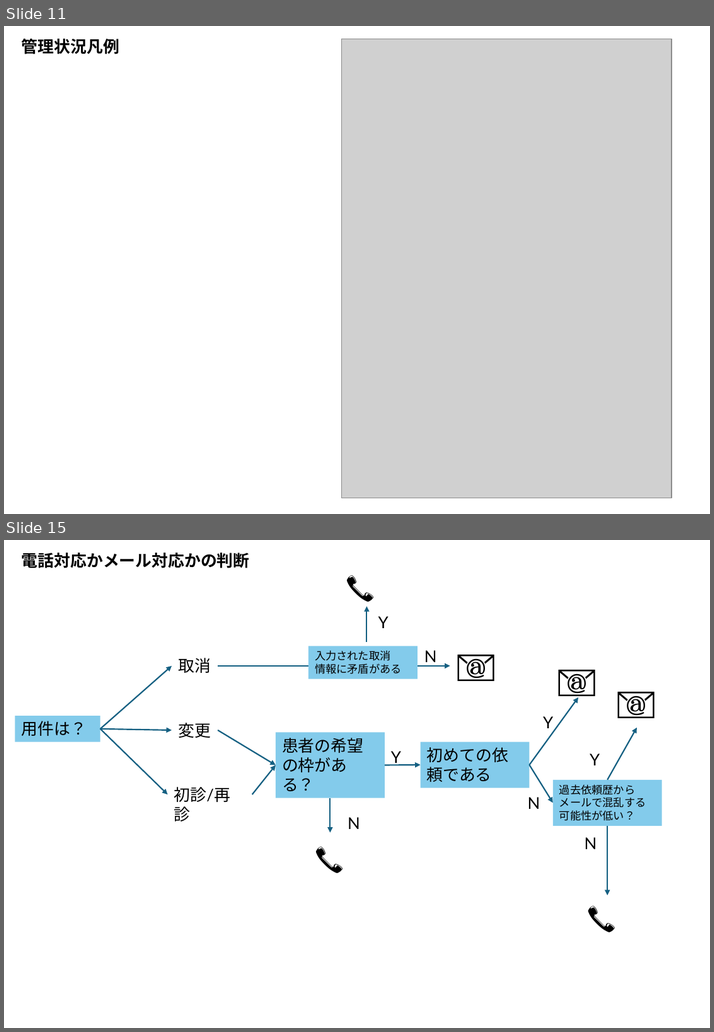
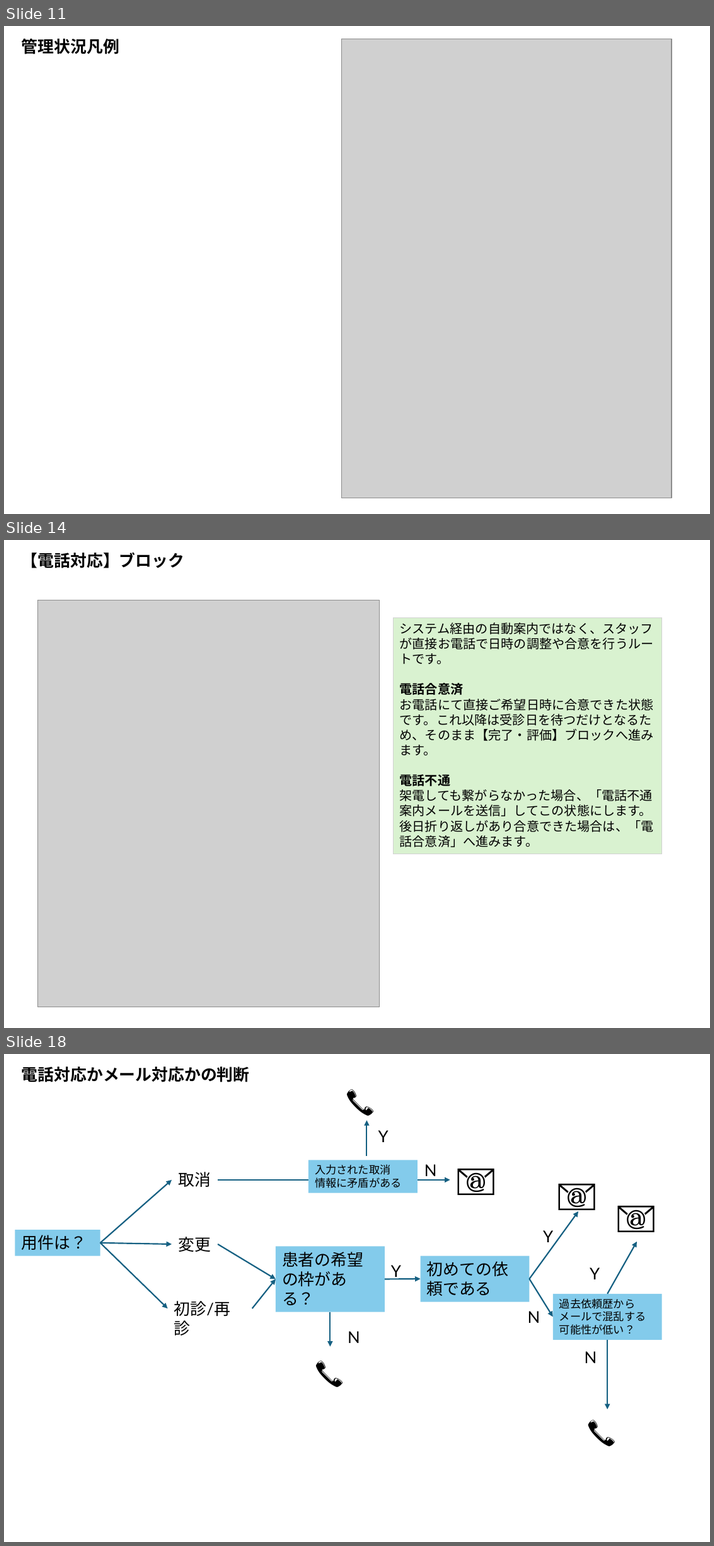
Before and after one commit to MishimaAkifumi-Private/FureaiGp-GairaiYoyakuSystem, a slide deck: Manual/UsersGuide.pptx. Shown one above the other, each under a label of ours: slides 11 and 15 before the commit, slides 11, 14 and 18 after it; the slides between them are not shown. The pictures are 714x1032 and 714x1546 pixels, drawn with LibreOffice and Linux fonts; fonts in the diff are those of the drawing; grey boxes stand for pictures. Boxes give left, top, right and bottom in pixels: in the first picture for what was removed or moved away, otherwise in the second. Text is boxed around its words. In the diff, an @@ line names an element or a change of style, - is before the commit and + after.

```diff
--- a/Manual/UsersGuide.pptx
+++ b/Manual/UsersGuide.pptx
@@ slide 14 added at [4,540,710,1028], background #FFFFFF @@
@@ title added at [22,553,184,568], 18 pt, text #000000, bold @@
+【電話対応】ブロック
@@ picture added at [38,600,379,1008] @@
@@ rectangle added at [393,617,661,855], fill #D9F2D0, outline #D1D1D1 0.75 pt, 14 pt, text #000000 @@
+システム経由の自動案内ではなく、スタッフが直接お電話で日時の調整や合意を行うルートです。
+電話合意済
+お電話にて直接ご希望日時に合意できた状態です。これ以降は受診日を待つだけとなるため、そのまま【完了・評価】ブロックへ進みます。
+電話不通
+架電しても繋がらなかった場合、「電話不通案内メールを送信」してこの状態にします。後日折り返しがあり合意できた場合は、「電話合意済」へ進みます。
@@ what was slide 15 is now slide 18 @@
```
Also in this commit, not shown: 1 slide changed, 6 other slides added, 2 other files.
